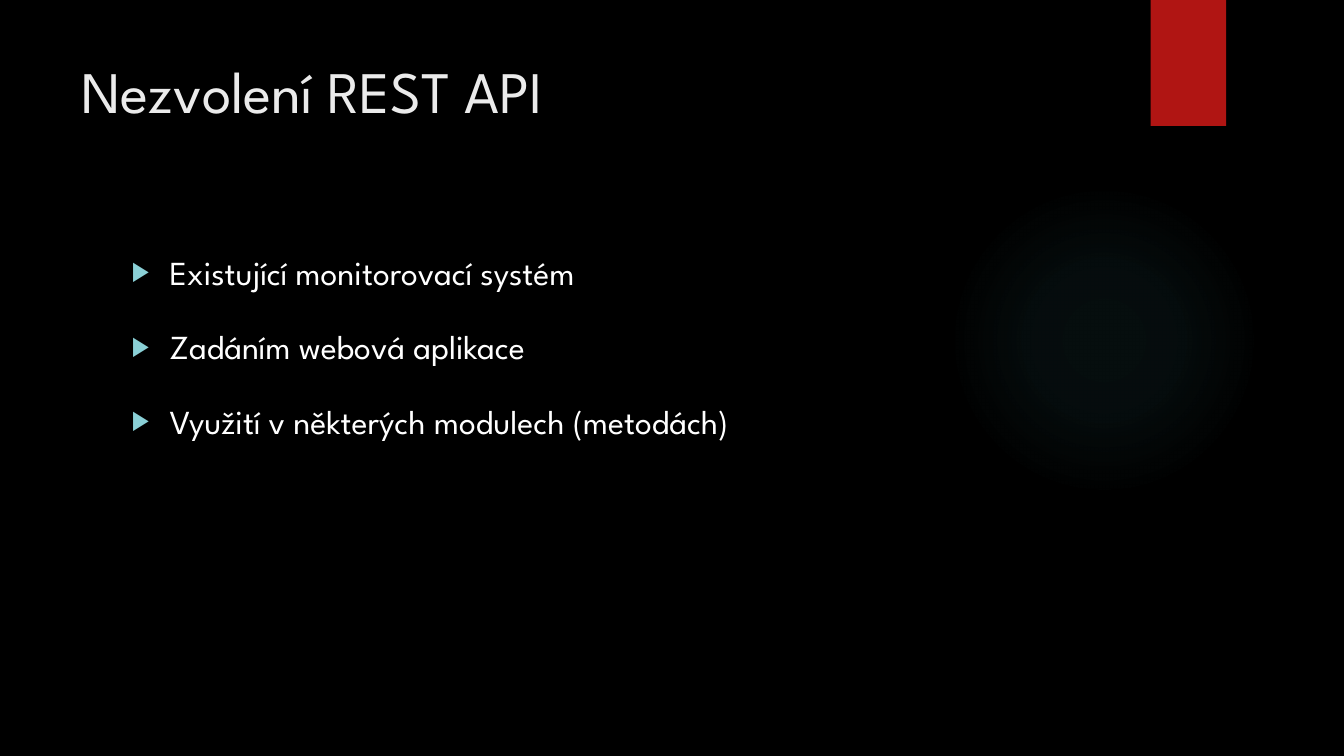
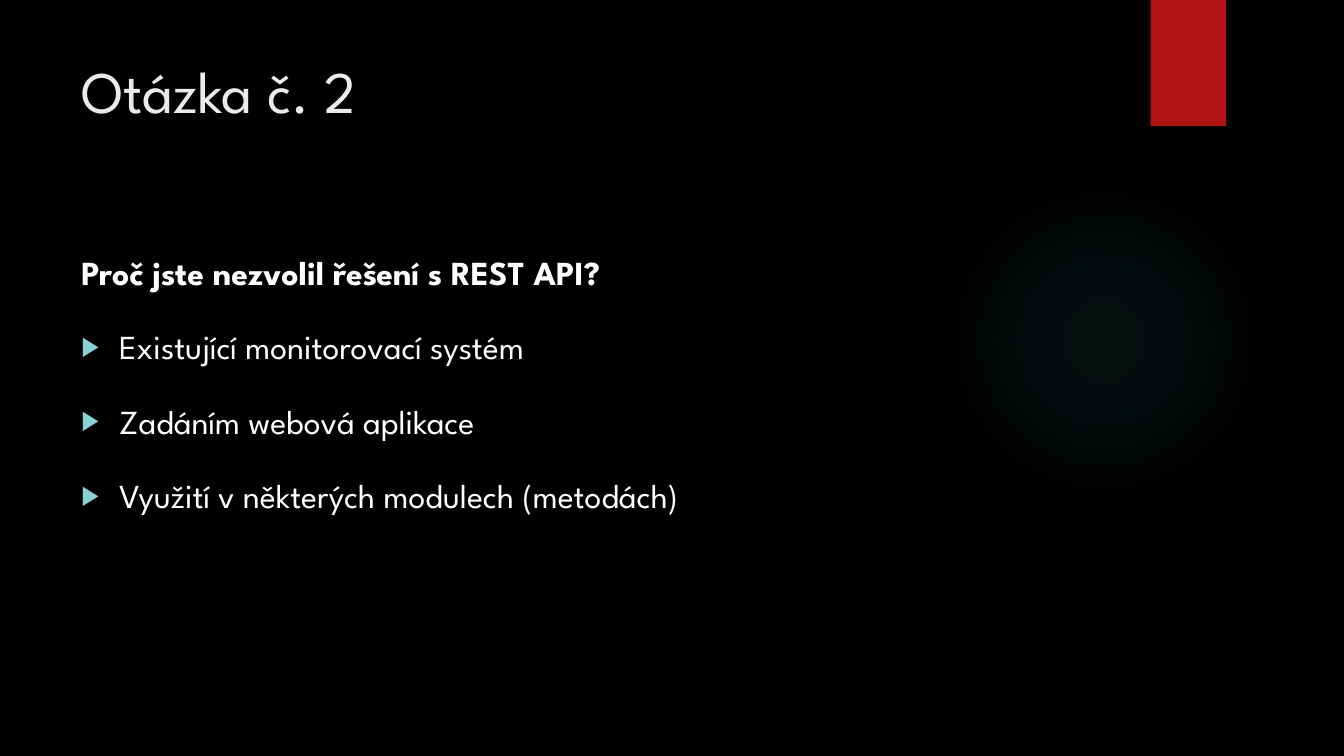
Before and after one commit to MrMilan/Diplomka, a slide deck: slide 29 of prezentace diplomka/DP_Diani.pptx. Drawn at 1344x756 pixels with LibreOffice and Linux fonts; fonts in the diff are those of the drawing; background and template pictures are left out. Boxes give left, top, right and bottom in pixels: in the first picture for what was removed or moved away, otherwise in the second. Text is boxed around its words. In the diff, an @@ line names an element or a change of style, - is before the commit and + after.

```diff
--- a/prezentace diplomka/DP_Diani.pptx
+++ b/prezentace diplomka/DP_Diani.pptx
@@ title at [81, 72, 356, 114]: text changed @@
-Nezvolení REST API
+Otázka č. 2
@@ text "Proč jste nezvolil řešení s ...": place and size @@
-text "Proč jste nezvolil řešení s ..." at [170, 262, 729, 441]
+text "Proč jste nezvolil řešení s ..." at [81, 262, 678, 515]
@@ text at [81, 262, 600, 293]: paragraph added @@
+Proč jste nezvolil řešení s REST API?
```
Also in this commit, not shown: 3 other slides changed.
